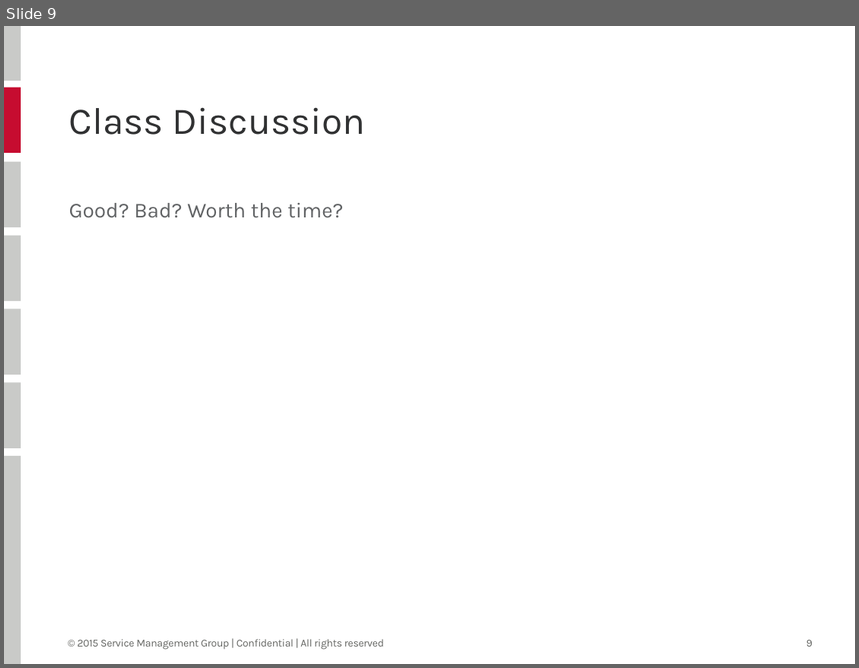
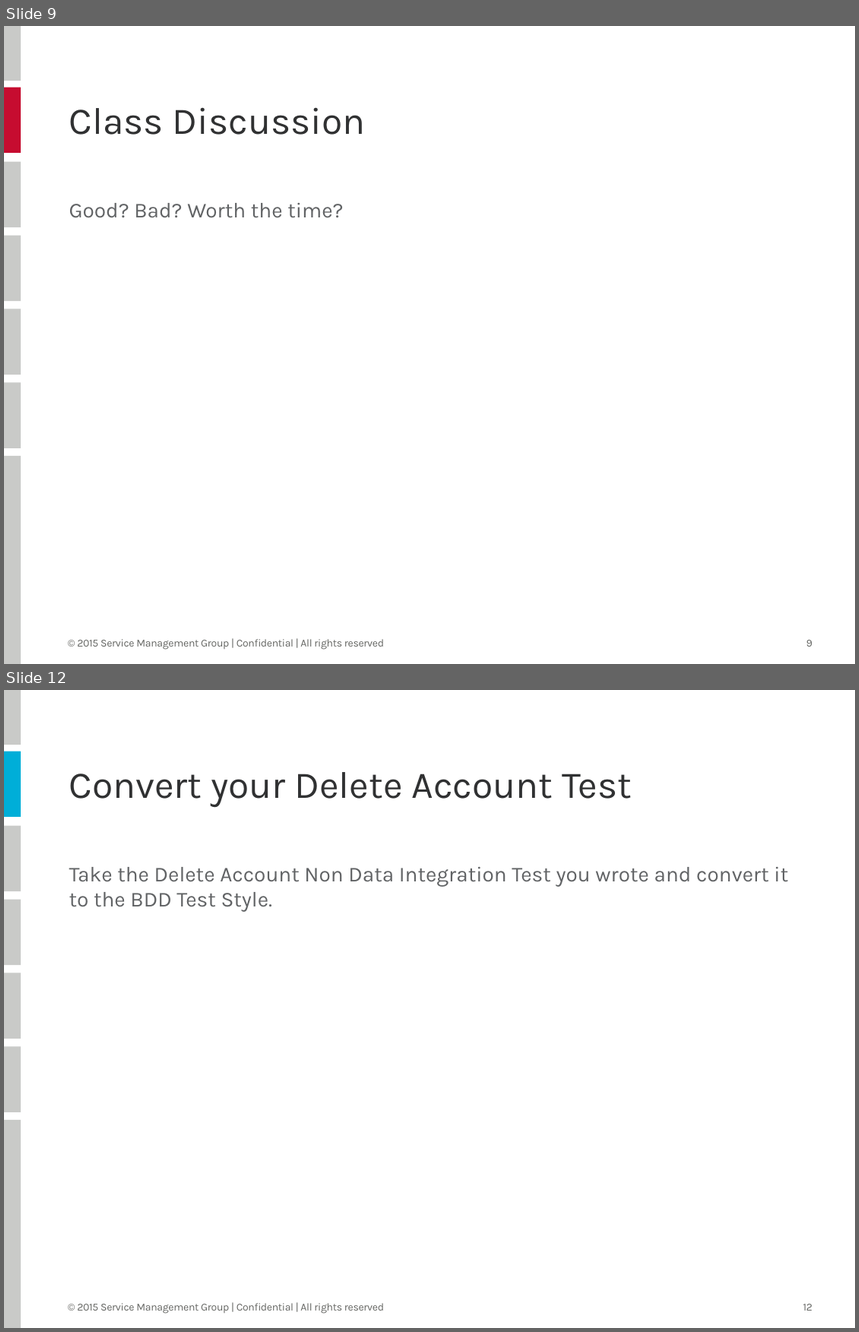
Before and after one commit to EGoodloe/IntegrationTestTraining, a slide deck: Integration Test Course Outline.pptx. Shown one above the other, each under a label of ours: slide 9 before the commit, slides 9 and 12 after it; the slides between them are not shown. The pictures are 859x668 and 859x1332 pixels, drawn with LibreOffice and Linux fonts; fonts in the diff are those of the drawing. Boxes give left, top, right and bottom in pixels: in the first picture for what was removed or moved away, otherwise in the second. Text is boxed around its words. In the diff, an @@ line names an element or a change of style, - is before the commit and + after.

```diff
--- a/Integration Test Course Outline.pptx
+++ b/Integration Test Course Outline.pptx
@@ slide 12 added at bbox=[4, 690, 855, 1328], background #FFFFFF; not listed: 8 template elements that a slide beside it also shows @@
@@ rectangle added at bbox=[4, 752, 21, 817], fill #00AED8 @@
@@ title added at bbox=[69, 772, 632, 807], 32 pt, text #303132 @@
+Convert your Delete Account Test
@@ text added at bbox=[69, 867, 788, 912], 18 pt, text #616365 @@
+Take the Delete Account Non Data Integration Test you wrote and convert it to the BDD Test Style.
```
Also in this commit, not shown: 2 other slides added, 3 other files.
